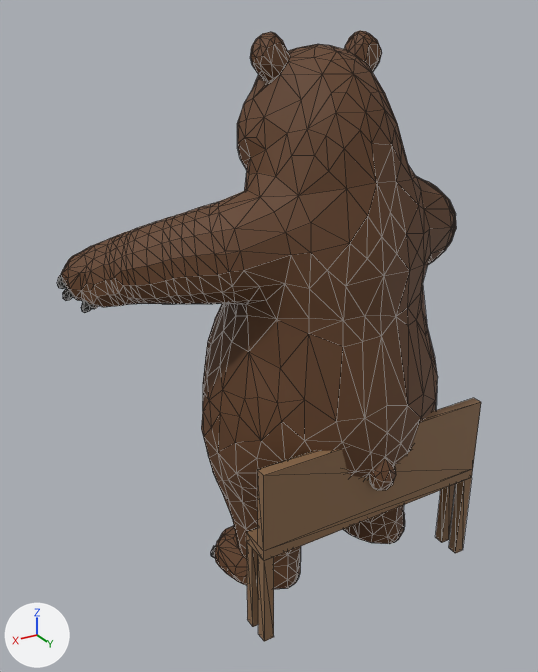
What one commit did to the glTF model assets/models/bear/bear-tpose.rig.glb.
Camera for both pictures: a 50 mm lens placed at (0.751, 1.058, 1.023), pointed at (0.091, -0.041, 0.474). The lights are fixed; the arrows at lower left show +X, +Y and +Z. The picture after the commit comes second. Mesh edges are drawn as thin lines.

Objects in the first picture: 'Bear.001', 'chair'.
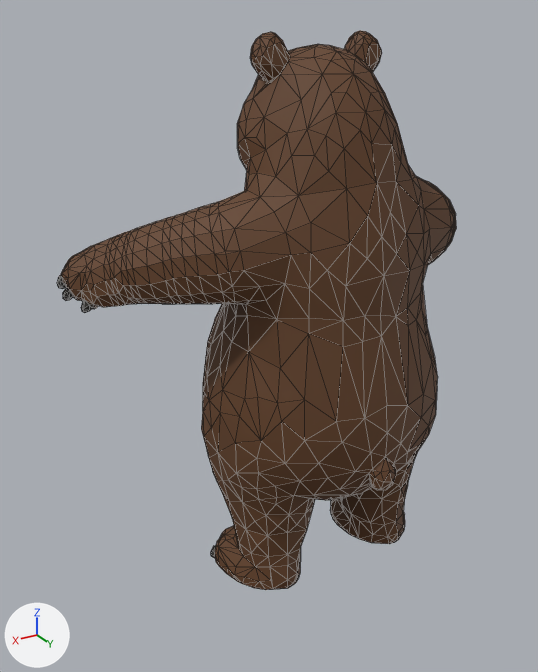
Pixel boxes [x1, y1, x2, y2] of what changed, in the pictures (538 x 672 px):
'chair', deleted (brown)
    before: [246, 398, 481, 641]

Patch to the scene script:
```diff
--- a/assets/models/bear/bear-tpose.rig.glb.py
+++ b/assets/models/bear/bear-tpose.rig.glb.py
@@ ob_chair @@
-ob_chair = bpy.data.objects.new('chair', me_chair)
-ob_chair.location = (0.0, 0.0, 0.0)
```
